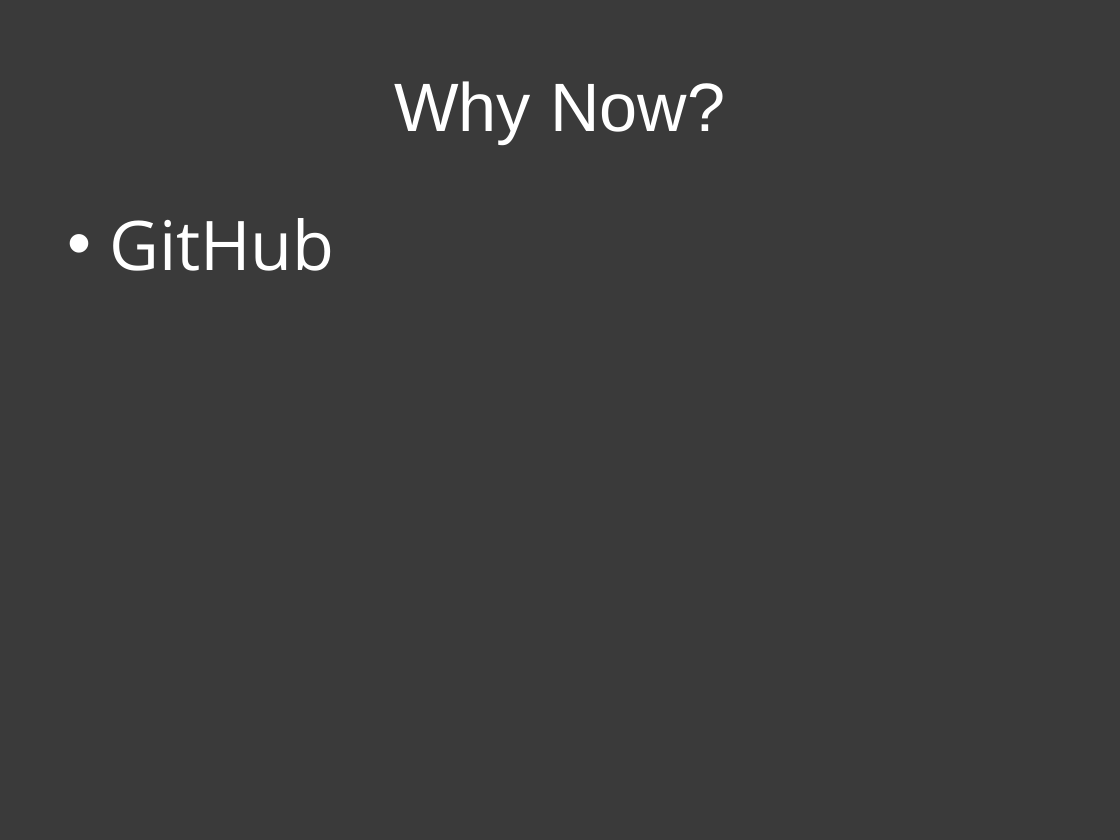
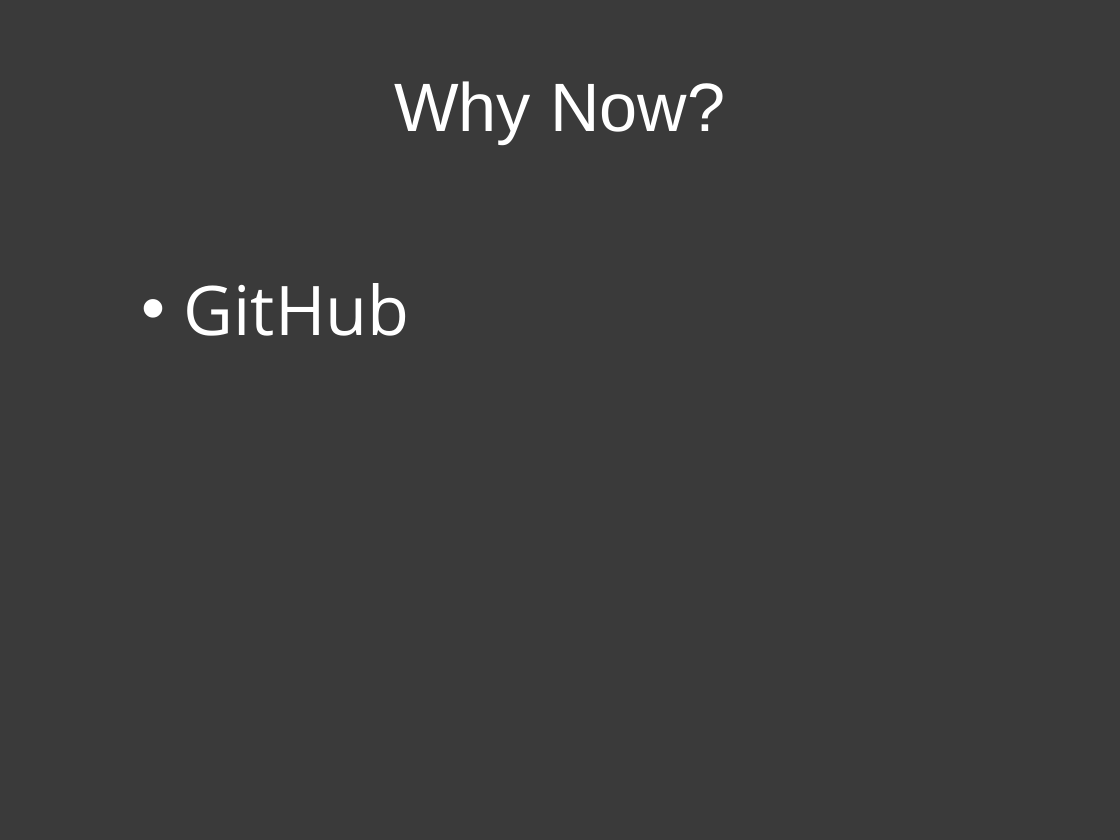
Before and after one commit to patik/code-sprint, a slide deck: slide 6 of code-sprint.pptx. Drawn at 1120x840 pixels with LibreOffice and Linux fonts; fonts in the diff are those of the drawing. Boxes give left, top, right and bottom in pixels: in the first picture for what was removed or moved away, otherwise in the second. Text is boxed around its words. In the diff, an @@ line names an element or a change of style, - is before the commit and + after.

```diff
--- a/code-sprint.pptx
+++ b/code-sprint.pptx
@@ text "GitHub" moved from (x1=109, y1=218, x2=335, y2=271) to (x1=184, y1=283, x2=410, y2=336) @@
```
Also in this commit, not shown: 8 other slides changed, 1 other file.
